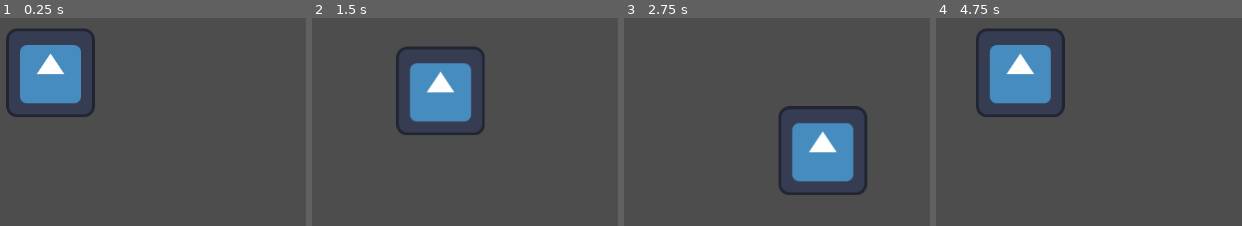
Above: before the commit, frames 1-4 (left to right).
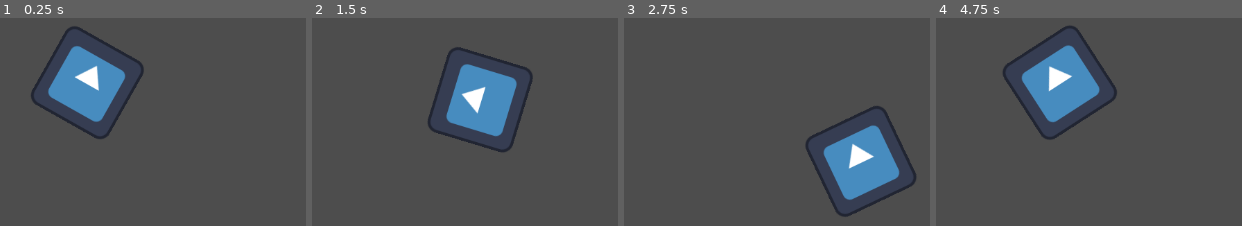
Above: after the commit, the same moments.

Repository: billystein25/GlobalGameJam2026
Game: Godot game, scene res://scenes/player.tscn
The game is run twice, just before and just after one commit, with the same random seed, the same clock (stepped at 60 frames per second) and the same inputs. This scene is started directly instead of the project's main scene. The engine's default icon, where the game draws it, is replaced by a stand-in: a white triangle on a blue panel in a dark square.
Inputs (mouse positions are in pixels of both pictures, inside the frame that each line leads up to):
- Up to frame 1 (0.25 s): no input
- Up to frame 2 (1.5 s): tap Enter at 0.5 s; move the mouse to (outside the picture) at 0.52 s; hold Right (Player Go Right) 0.53-1.28 s; move the mouse to (443, 217) at 1.27 s; hold S (Player Go Down) from 1.28 s (still down)
- Up to frame 3 (2.75 s): move the mouse to (outside the picture) at 2.02 s; release S (Player Go Down) at 2.03 s; hold Right (Player Go Right) from 2.03 s (still down)
- Up to frame 4 (4.75 s): move the mouse to (outside the picture) at 2.77 s; release Right (Player Go Right) at 2.78 s; hold W (Player Go Up) 2.78-3.53 s; move the mouse to (outside the picture) at 3.52 s; hold A (Player Go Left) from 3.53 s (still down); move the mouse to (988, 128) at 4.27 s

The runs differ from the first frame. In frame 1, 9.6% of the frame differs, in the area x 1-48%, y 3-59%; in frame 2, 11%; in frame 3, 11%, in the area x 50-96%, y 42-96%; in frame 4, 11%.

Commit message:
Made a small change to player and moved enemy files

Diff:
--- a/project.godot
+++ b/project.godot
@@ -23,6 +23,7 @@
 
 Enemy="All enemies should be in this group"
 player="Only the player should have this group"
+
 [input]
 
 "Player Go Right"={
--- a/scenes/enemies/enemies_resource.gd
+++ b/scenes/enemies/enemies_resource.gd
@@ -9,6 +9,7 @@
 @export var max_speed: float = 150
 ## Only works when [member shot_type] is [constant ShotType.SHOTGUN].
 @export var acceleration: float = 100.0
+@export var type: int = 0
 
 ## In degrees
 @export_group("Child Properties")
--- a/scenes/enemy.tscn
+++ b/scenes/enemy.tscn
@@ -1,6 +1,6 @@
 [gd_scene format=3 uid="uid://bi38a0e7ae2gf"]
 
-[ext_resource type="Script" uid="uid://brji3tr5c2soj" path="res://scenes/enemy.gd" id="1_7p1mj"]
+[ext_resource type="Script" uid="uid://brji3tr5c2soj" path="res://scenes/enemies/enemy.gd" id="1_7p1mj"]
 [ext_resource type="Script" uid="uid://bmi2be76ohiii" path="res://scenes/enemies/enemies_resource.gd" id="2_c4w8v"]
 [ext_resource type="Texture2D" uid="uid://cux0kyit1ob7o" path="res://icon.svg" id="2_md0e3"]
 [ext_resource type="AudioStream" uid="uid://cpqwndb4sj1f3" path="res://custom resources/Blip.wav" id="3_4ra3w"]
--- a/scenes/player.gd
+++ b/scenes/player.gd
@@ -9,9 +9,11 @@
 var enemy_health: float = 0.0
 var bullet: Bullet
 
-
+var mouse_pos: Vector2
 @onready var grab_area: Area2D = $GrabArea
+@onready var sprite: Sprite2D = $Sprite2D
 @export var enemy_data: Enemy_resource
+var enemy_type
 
 
 
@@ -21,18 +23,38 @@
 	speed *= 1.0 - deceleration
 	position += speed
 
+
+func _process(delta: float) -> void:
+	mouse_pos = get_global_mouse_position()
+	look_at(mouse_pos)
+
+	if mouse_pos.x < global_position.x:
+		scale.y = -1
+	else:
+		scale.y = 1
+
+
+
+
 func kill_enemy():
 	souls += 1
 	print(souls)
 	if souls%5 == 0:
 		deceleration *= 0.95
 
+
 func grab(enemy: Enemy) -> void:
 	enemy_data = enemy.enemy_resource
 	enemy.queue_free() # TODO: Transfer to manager
+	self.kill_enemy()
 
 	enemy_health = enemy_data.health
 	bullet = enemy_data.bullet #TODO: Change color to player bullet
+	enemy_type = enemy_data.type
+
+func leave():
+	enemy_health=100
+
 
 
 func _on_grab_area_body_entered(body: Node2D) -> void:
--- a/scenes/player.tscn
+++ b/scenes/player.tscn
@@ -4,12 +4,14 @@
 [ext_resource type="Texture2D" uid="uid://cux0kyit1ob7o" path="res://icon.svg" id="2_g2els"]
 
 [node name="Player" type="Area2D" unique_id=1181188848]
+position = Vector2(285, 160)
 script = ExtResource("1_3vyb7")
 
 [node name="Sprite2D" type="Sprite2D" parent="." unique_id=1015524492]
-position = Vector2(230, 147)
+position = Vector2(-1, 2)
 texture = ExtResource("2_g2els")
 
 [node name="GrabArea" type="Area2D" parent="." unique_id=1569190510]
+position = Vector2(3, 1)
 
 [connection signal="body_entered" from="GrabArea" to="." method="_on_grab_area_body_entered"]
Renamed: scenes/enemy.gd -> scenes/enemies/enemy.gd
Renamed: scenes/enemy.gd.uid -> scenes/enemies/enemy.gd.uid
